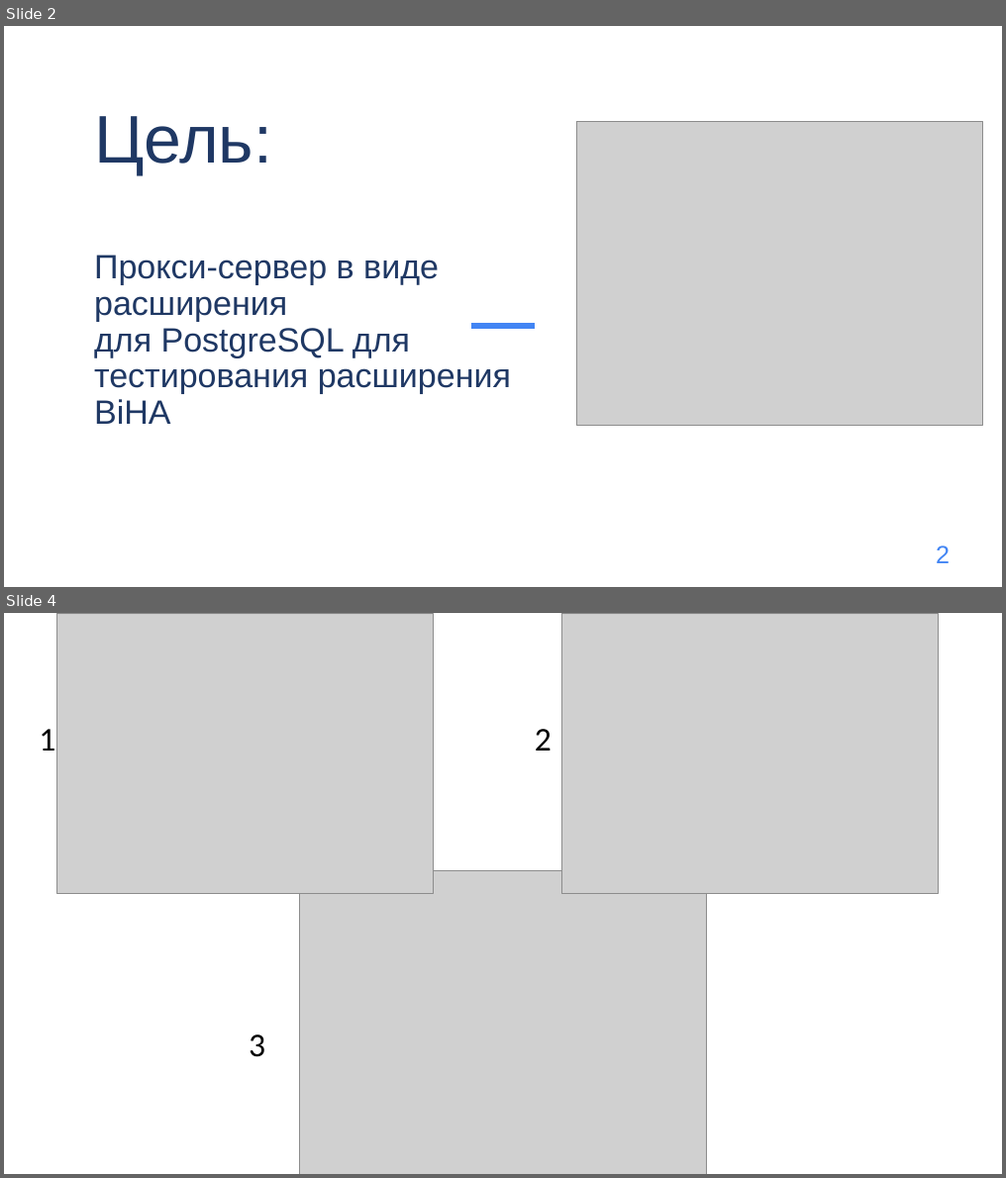
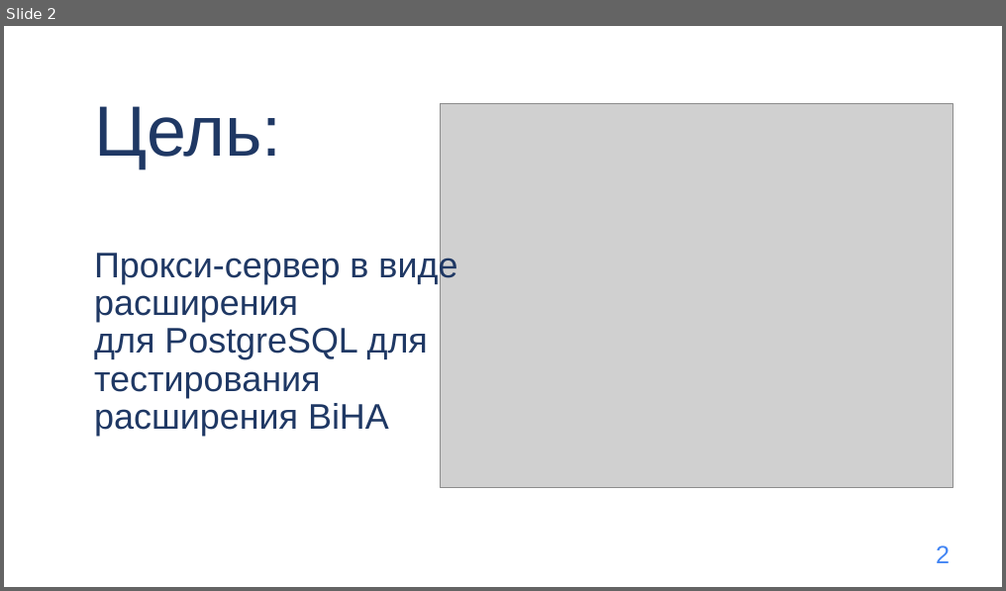
Before and after one commit to DLaaren/PGLab-postgresql-proxy-extension, a slide deck: proxy.pptx. Shown one above the other, each under a label of ours: slides 2 and 4 before the commit, slide 2 after it; the slides between them are not shown. The pictures are 1006x1178 and 1006x591 pixels, drawn with LibreOffice and Linux fonts; fonts in the diff are those of the drawing; grey boxes stand for pictures. Boxes give left, top, right and bottom in pixels: in the first picture for what was removed or moved away, otherwise in the second. Text is boxed around its words. In the diff, an @@ line names an element or a change of style, - is before the commit and + after.

```diff
--- a/proxy.pptx
+++ b/proxy.pptx
@@ slide 4 removed at box(4, 613, 1002, 1174), background #FFFFFF @@
@@ picture removed at box(57, 613, 433, 894) @@
@@ picture removed at box(561, 613, 938, 894) @@
@@ text removed at box(39, 729, 55, 751) @@
-1
@@ text removed at box(535, 729, 551, 751) @@
-2
@@ picture removed at box(300, 871, 706, 1174) @@
@@ text removed at box(249, 1035, 265, 1058) @@
-3
@@ slide 2 changed as well @@
@@ title "Цель: Прокси-сервер в виде расширения ..." at box(94, 106, 457, 436): size 64.8 to 68.4 pt in "Цель:"; size 32.4 to 34.2 pt; line spacing 0.9 to 0.89 @@
@@ picture: place and size @@
-picture at box(576, 122, 983, 425)
+picture at box(441, 103, 953, 488)
@@ freeform shape added at box(436, 289, 491, 319), outline #FFFFFF 17.01 pt @@
@@ line removed from (471, 326) to (536, 326) @@
```
Also in this commit, not shown: 1 other slide changed, 15 slides added, 7 other slides removed.
